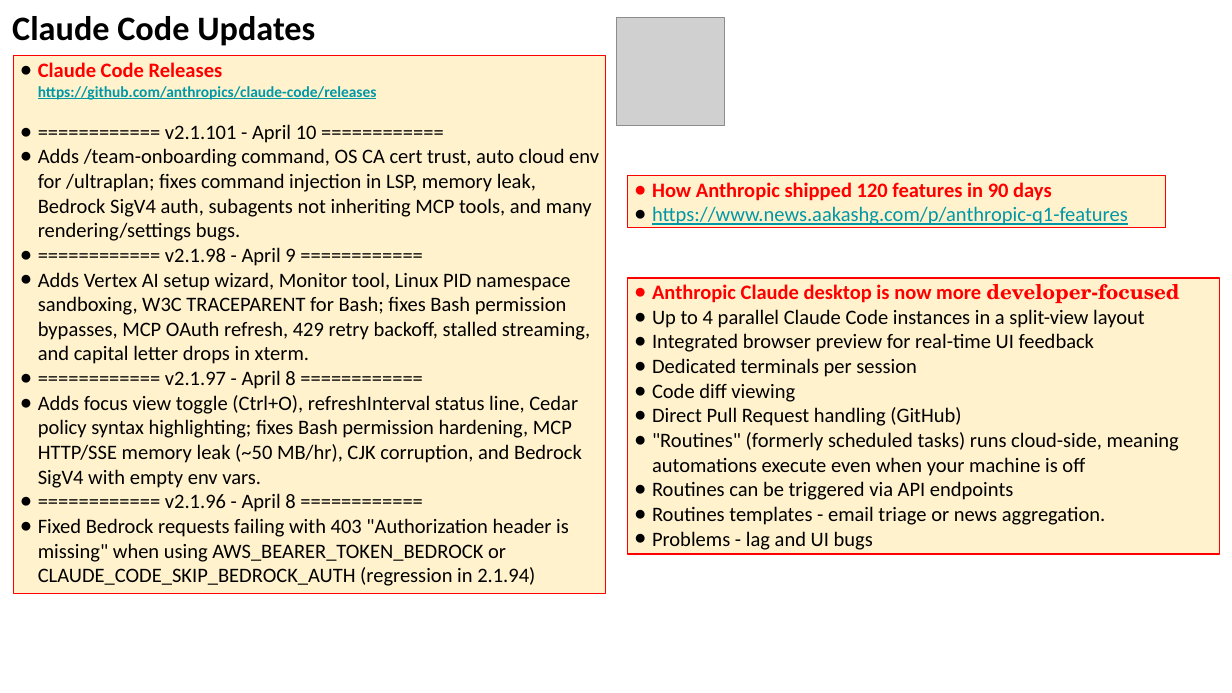
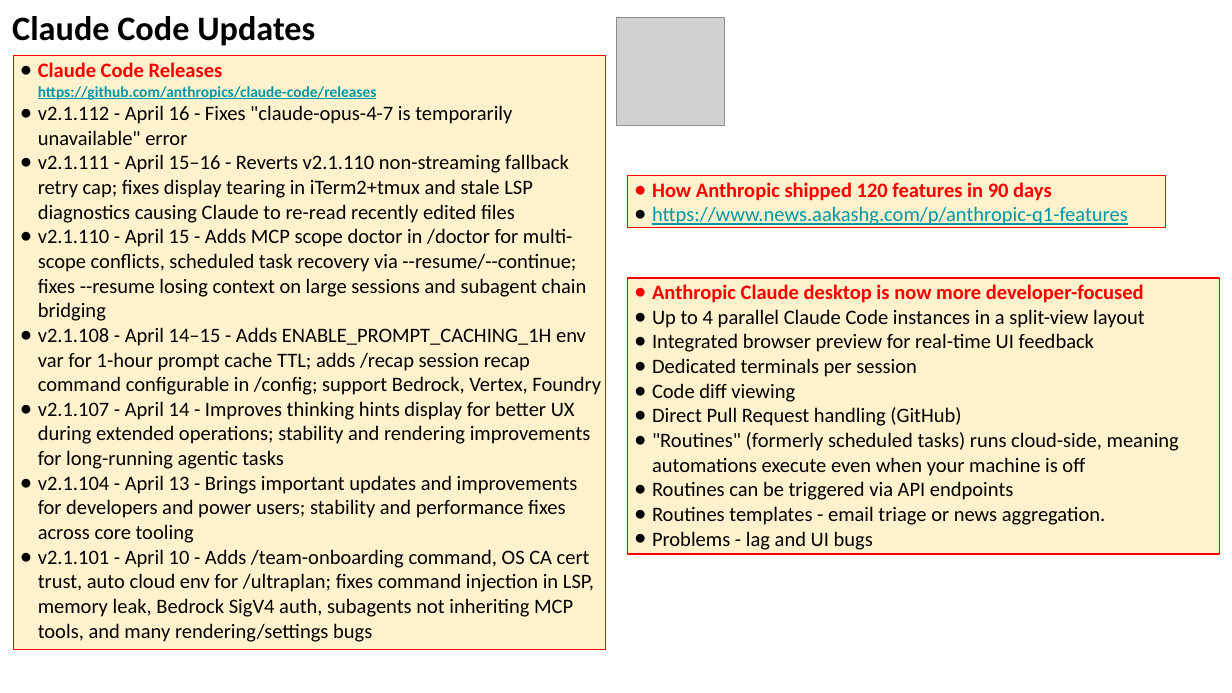
Before and after one commit to lselector/seminar, a slide deck: slide 10 of 2026/2026-04-17-AI-Updates.pptx (slide 9 before the commit). Drawn at 1232x693 pixels with LibreOffice and Linux fonts; fonts in the diff are those of the drawing; grey boxes stand for pictures. Boxes give left, top, right and bottom in pixels: in the first picture for what was removed or moved away, otherwise in the second. Text is boxed around its words. In the diff, an @@ line names an element or a change of style, - is before the commit and + after.

```diff
--- a/2026/2026-04-17-AI-Updates.pptx
+++ b/2026/2026-04-17-AI-Updates.pptx
@@ rectangle "Claude Code Releases https://github.com/anthropics/claude-co ...": place and size @@
-rectangle "Claude Code Releases https://github.com/anthropics/claude-co ..." at [14,55,605,593]
+rectangle "Claude Code Releases https://github.com/anthropics/claude-co ..." at [14,55,605,649]
@@ text in rectangle at [38,105,601,642]: text changed @@
-● ============ v2.1.101 - April 10 ============
-● Adds /team-onboarding command, OS CA cert trust, auto cloud env for /ultraplan; fixes command injection in LSP, memory leak, Bedrock SigV4 auth, subagents not inheriting MCP tools, and many rendering/settings bugs.
-● ============ v2.1.98 - April 9 ============
-● Adds Vertex AI setup wizard, Monitor tool, Linux PID namespace sandboxing, W3C TRACEPARENT for Bash; fixes Bash permission bypasses, MCP OAuth refresh, 429 retry backoff, stalled streaming, and capital letter drops in xterm.
-● ============ v2.1.97 - April 8 ============
-● Adds focus view toggle (Ctrl+O), refreshInterval status line, Cedar policy syntax highlighting; fixes Bash permission hardening, MCP HTTP/SSE memory leak (~50 MB/hr), CJK corruption, and Bedrock SigV4 with empty env vars.
-● ============ v2.1.96 - April 8 ============
-● Fixed Bedrock requests failing with 403 "Authorization header is missing" when using AWS_BEARER_TOKEN_BEDROCK or CLAUDE_CODE_SKIP_BEDROCK_AUTH (regression in 2.1.94)
+● v2.1.112 - April 16 - Fixes "claude-opus-4-7 is temporarily unavailable" error
+● v2.1.111 - April 15–16 - Reverts v2.1.110 non-streaming fallback retry cap; fixes display tearing in iTerm2+tmux and stale LSP diagnostics causing Claude to re-read recently edited files
+● v2.1.110 - April 15 - Adds MCP scope doctor in /doctor for multi-scope conflicts, scheduled task recovery via --resume/--continue; fixes --resume losing context on large sessions and subagent chain bridging
+● v2.1.108 - April 14–15 - Adds ENABLE_PROMPT_CACHING_1H env var for 1-hour prompt cache TTL; adds /recap session recap command configurable in /config; support Bedrock, Vertex, Foundry
+● v2.1.107 - April 14 - Improves thinking hints display for better UX during extended operations; stability and rendering improvements for long-running agentic tasks
+● v2.1.104 - April 13 - Brings important updates and improvements for developers and power users; stability and performance fixes across core tooling
+● v2.1.101 - April 10 - Adds /team-onboarding command, OS CA cert trust, auto cloud env for /ultraplan; fixes command injection in LSP, memory leak, Bedrock SigV4 auth, subagents not inheriting MCP tools, and many rendering/settings bugs
@@ text in rectangle at [652,284,1144,303]: font TeX Gyre Schola to Calibri in "developer-focused" @@
```
Also in this commit, not shown: 9 other slides changed, 4 slides added, 1 slide removed.
